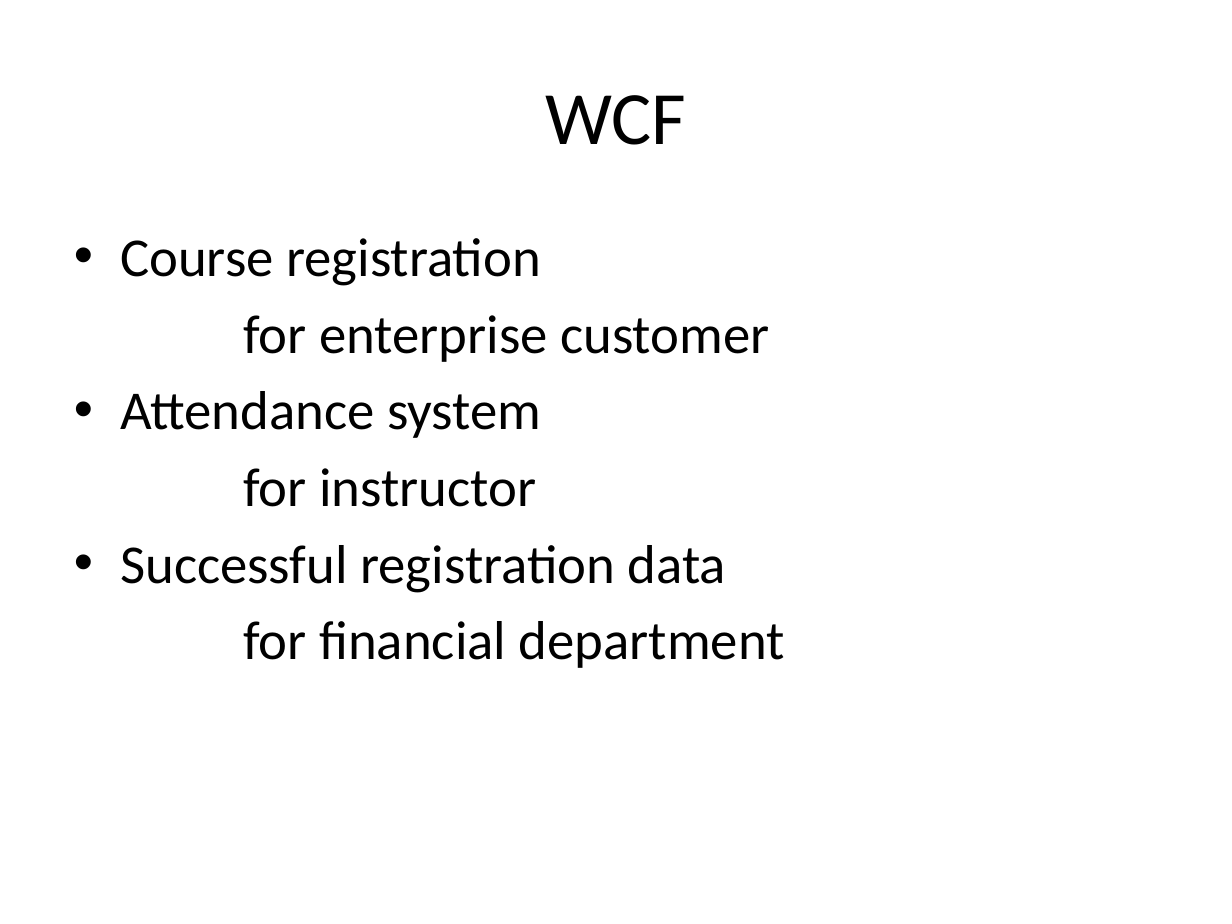
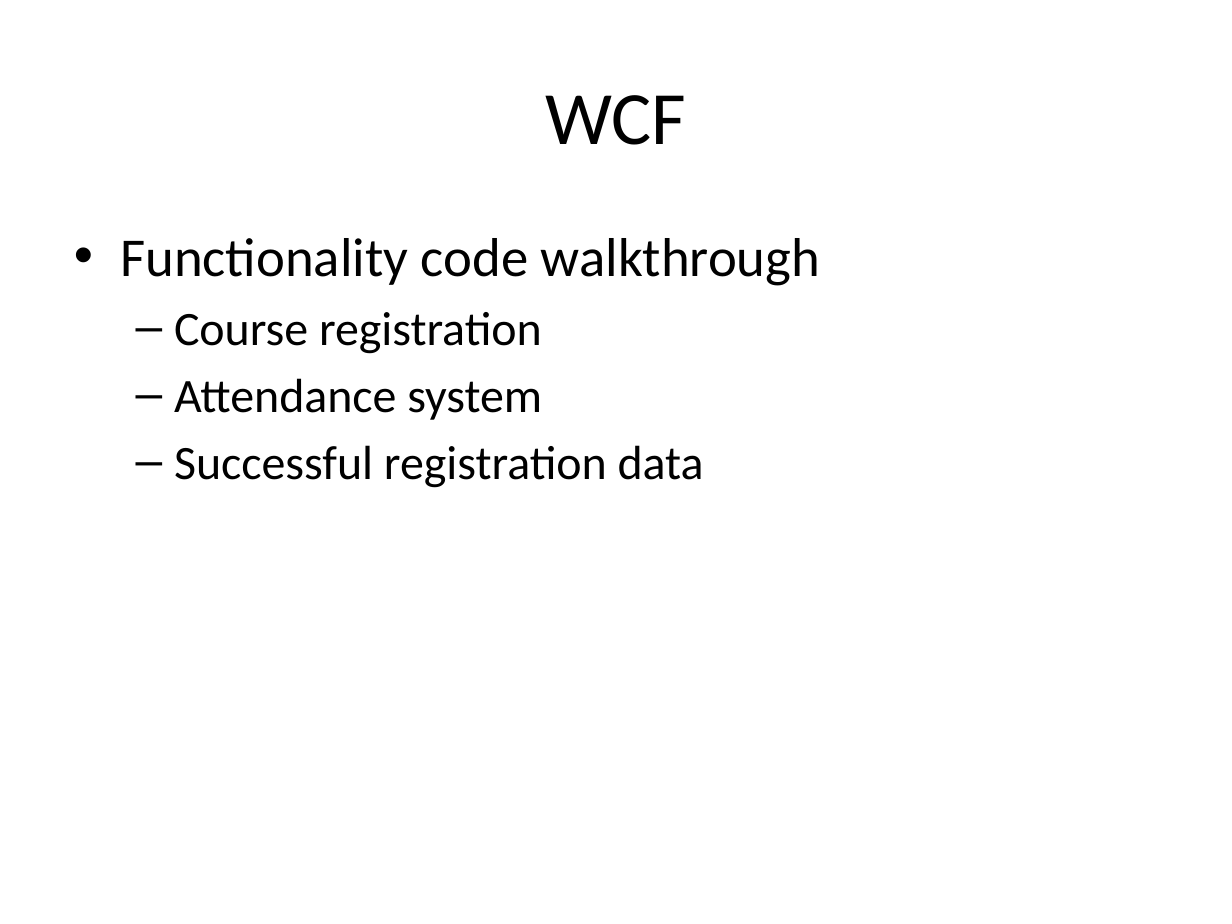
Before and after one commit to XUMINSHENG/dotNET_CA, a slide deck: slide 6 of Docs/presentation/ENET_FT1_presentation_sketch.pptx. Drawn at 1232x924 pixels with LibreOffice and Linux fonts; fonts in the diff are those of the drawing. Boxes give left, top, right and bottom in pixels: in the first picture for what was removed or moved away, otherwise in the second. Text is boxed around its words. In the diff, an @@ line names an element or a change of style, - is before the commit and + after.

Commit message:
individual user registration detail

```diff
--- a/Docs/presentation/ENET_FT1_presentation_sketch.pptx
+++ b/Docs/presentation/ENET_FT1_presentation_sketch.pptx
@@ text at (120, 238, 820, 286): paragraph added @@
+• Functionality code walkthrough
@@ text at (174, 312, 704, 488): size 32 to 28 pt in "Course registration", "Attendance system", "Successful registration data"; bullet • to –; list level 1 to 2 in "Course registration"; list level 1 to 2 in "Attendance system"; list level 1 to 2 in "Successful registration data" @@
@@ text at (243, 315, 769, 362): paragraph removed @@
-for enterprise customer
@@ text at (243, 468, 536, 507): paragraph removed @@
-for instructor
@@ text at (243, 621, 785, 668): paragraph removed @@
-for financial department
```
Also in this commit, not shown: 3 other slides changed, 4 other files.
